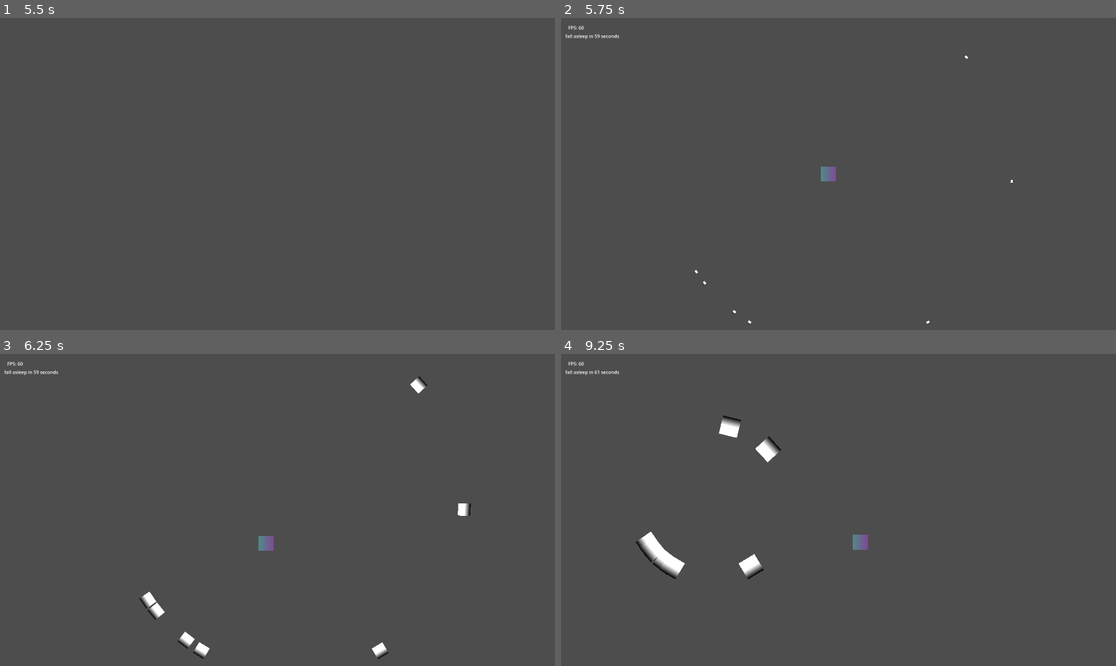
Above: before the commit, frames 1-4 (two rows, left to right).
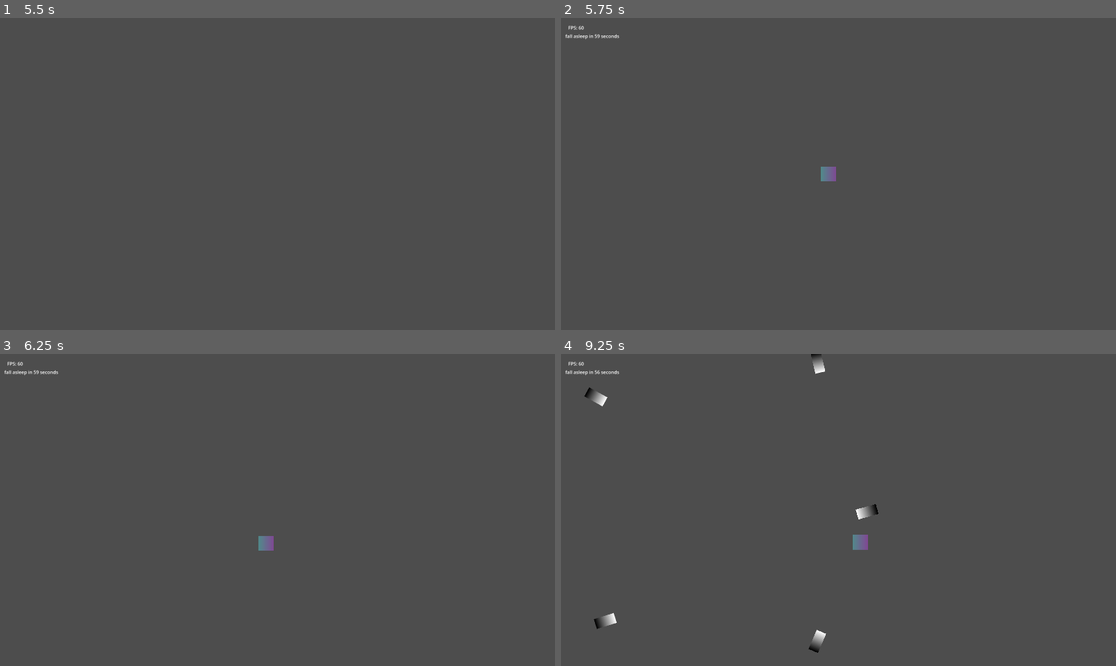
Above: after the commit, the same moments.

Repository: PatrikS24/GMTK26
Game: Godot game, scene res://state/main_state.tscn
Two runs of this game, one before a commit and one after it. Both use one fixed random seed, a clock stepped at 60 frames per second and the inputs below.
Inputs:
- Up to frame 1 (5.5 s): click "Start Game" at 0.5 s; hold Right (ui_right) 1.28-2.03 s; hold Down (ui_down) 2.03-2.78 s; hold Right (ui_right) 2.78-3.53 s; hold Up (ui_up) 3.53-4.28 s; hold Left (ui_left) from 4.28 s (still down)
- Up to frame 2 (5.75 s): keep holding Left (ui_left)
- Up to frame 3 (6.25 s): release Left (ui_left) at 5.78 s; hold Down (ui_down) from 5.78 s (still down)
- Up to frame 4 (9.25 s): release Down (ui_down) at 6.53 s; hold Right (ui_right) 6.53-7.28 s; hold Up (ui_up) 7.28-8.03 s; hold Right (ui_right) 8.03-8.78 s; hold Down (ui_down) from 8.78 s (still down)

Frame 1 is identical in both runs. In frame 2, less than 0.1% of the frame differs, in the area x 23-82%, y 11-99%; in frame 3, 0.6%; in frame 4, 1.6%, in the area x 4-58%, y 0-96%.

Commit message:
homing attack

Diff:
--- a/attacks/aimed_attack.gd
+++ b/attacks/aimed_attack.gd
@@ -3,9 +3,10 @@
 
 
 func spawn_weapons():
-	for i in range(weapons_per_attack):
-		var rand_pos = manager.get_rand_spawn_pos_circle()
+	var positions = manager.get_spawn_pos_arc(int(weapons_per_attack/3), (0.5 * PI), 0.0)
+	positions.append_array(manager.get_spawn_pos_arc(int(weapons_per_attack/3), (0.5 * PI), 2*PI/3))
+	positions.append_array(manager.get_spawn_pos_arc(int(weapons_per_attack/3), (0.5 * PI), 4*PI/3))
+	for pos in positions:
 		var weapon = _create_weapon()
-		weapon.global_position = rand_pos
+		weapon.global_position = pos
 		weapon.look_at(manager.get_player_pos())
-		print("Spawned weapon at: ", rand_pos)
--- a/attacks/aimed_attack.tscn
+++ b/attacks/aimed_attack.tscn
@@ -7,4 +7,4 @@
 [node name="AimedAttack" unique_id=1820580231 instance=ExtResource("1_xlvn6")]
 script = ExtResource("2_0vss4")
 weapon_type = ExtResource("3_4lw8r")
-weapons_per_attack = 8
+weapons_per_attack = 16
--- a/attacks/attack_manager.gd
+++ b/attacks/attack_manager.gd
@@ -1,7 +1,7 @@
 class_name AttackManager extends Node
 
 @export var player: Node2D
-@export var spawn_circle_radius: int = 600
+@export var spawn_circle_radius: int = 700
 @export var attacks: Array[Attack]
 
 @onready var do_new_attack_timer: Timer = $DoNewAttackTimer
@@ -14,7 +14,8 @@
 	if MainState.state != MainState.GameState.IN_GAME:
 		do_new_attack_timer.stop()
 		return
-	attacks[0].spawn_weapons()
+	var index = randi() % attacks.size()
+	attacks[index].spawn_weapons()
 
 
 func get_rand_spawn_pos_circle(distance_from_player: int = spawn_circle_radius) -> Vector2:
--- a/attacks/attack_manager.tscn
+++ b/attacks/attack_manager.tscn
@@ -2,14 +2,18 @@
 
 [ext_resource type="Script" uid="uid://cpkjk88o036e0" path="res://attacks/attack_manager.gd" id="1_ovlrm"]
 [ext_resource type="PackedScene" uid="uid://d3dadax224li1" path="res://attacks/aimed_attack.tscn" id="3_x32qg"]
+[ext_resource type="PackedScene" uid="uid://cagiqt8h6ttab" path="res://attacks/homeing_attack.tscn" id="3_y5f0i"]
 
 [node name="AttackManager" type="Node" unique_id=976077207 node_paths=PackedStringArray("attacks")]
 script = ExtResource("1_ovlrm")
-attacks = [NodePath("Attacks/AimedAttack")]
+attacks = [NodePath("Attacks/AimedAttack"), NodePath("Attacks/HomeingAttack")]
 
 [node name="Attacks" type="Node" parent="." unique_id=1975528073]
 
 [node name="AimedAttack" parent="Attacks" unique_id=1820580231 node_paths=PackedStringArray("manager") instance=ExtResource("3_x32qg")]
+manager = NodePath("../..")
+
+[node name="HomeingAttack" parent="Attacks" unique_id=298499328 node_paths=PackedStringArray("manager") instance=ExtResource("3_y5f0i")]
 manager = NodePath("../..")
 
 [node name="DoNewAttackTimer" type="Timer" parent="." unique_id=478730614]
--- a/attacks/base_attack.gd
+++ b/attacks/base_attack.gd
@@ -6,7 +6,7 @@
 
 @export var weapons_per_attack: int = 5
 
-var weapons: Array[Weapon]
+
 
 func spawn_weapons():
 	push_error("choose_spawn_locations() not implemented")
--- /dev/null
+++ b/attacks/homeing_attack.tscn
@@ -0,0 +1,9 @@
+[gd_scene format=3 uid="uid://cagiqt8h6ttab"]
+
+[ext_resource type="PackedScene" uid="uid://wbehabgkpi3m" path="res://attacks/base_attack.tscn" id="1_fjc0a"]
+[ext_resource type="Script" uid="uid://sqg4w27woa5r" path="res://homeing_attack.gd" id="2_lgo1b"]
+[ext_resource type="PackedScene" uid="uid://d1mm731y36j" path="res://attacks/weapons/homeing_weapon.tscn" id="3_lgo1b"]
+
+[node name="HomeingAttack" unique_id=1820580231 instance=ExtResource("1_fjc0a")]
+script = ExtResource("2_lgo1b")
+weapon_type = ExtResource("3_lgo1b")
--- a/attacks/weapons/base_weapon.gd
+++ b/attacks/weapons/base_weapon.gd
@@ -3,6 +3,8 @@
 @export var speed: float = 150.0
 @export var damage: float = 5.0
 var attacking: bool = false
+
+var fast_mode_speed: float = speed * 1.5
 
 
 func _physics_process(delta: float) -> void:
--- /dev/null
+++ b/attacks/weapons/homeing_weapon.tscn
@@ -0,0 +1,21 @@
+[gd_scene format=3 uid="uid://d1mm731y36j"]
+
+[ext_resource type="PackedScene" uid="uid://dmyyllapefm3q" path="res://attacks/weapons/base_weapon.tscn" id="1_t67nt"]
+[ext_resource type="Script" uid="uid://csjq4tywf7qu2" path="res://homeing_weapon.gd" id="2_tr1li"]
+
+[sub_resource type="CapsuleShape2D" id="CapsuleShape2D_dlyd4"]
+radius = 18.218517
+height = 76.7001
+
+[node name="HomeingWeapon" unique_id=1300584643 instance=ExtResource("1_t67nt")]
+script = ExtResource("2_tr1li")
+turn_speed = 1.0
+speed = 300.0
+
+[node name="CollisionShape2D" parent="." index="0" unique_id=1645104309]
+rotation = 1.5707964
+shape = SubResource("CapsuleShape2D_dlyd4")
+
+[node name="Sprite2D" parent="." index="1" unique_id=1983737595]
+position = Vector2(0.47937763, -0.479434)
+scale = Vector2(1.1235367, 0.5543464)
--- /dev/null
+++ b/homeing_attack.gd
@@ -0,0 +1,11 @@
+extends Attack
+
+
+
+func spawn_weapons():
+	var positions = manager.get_spawn_pos_arc(weapons_per_attack, 2 * PI, 0.0, 1200)
+	for pos in positions:
+		var weapon = _create_weapon()
+		weapon.global_position = pos
+		weapon.look_at(manager.get_player_pos())
+		weapon.target = manager.player
--- /dev/null
+++ b/homeing_weapon.gd
@@ -0,0 +1,11 @@
+extends Weapon
+
+var target: Node2D
+@export var turn_speed: float = 1.0
+
+func _physics_process(delta):
+	if attacking:
+		var target_angle = (target.global_position - global_position).angle()
+		rotation = rotate_toward(rotation, target_angle, turn_speed * delta)
+
+		global_position += Vector2.RIGHT.rotated(rotation) * speed * delta
Not shown, added: homeing_attack.gd.uid
Not shown, added: homeing_weapon.gd.uid
